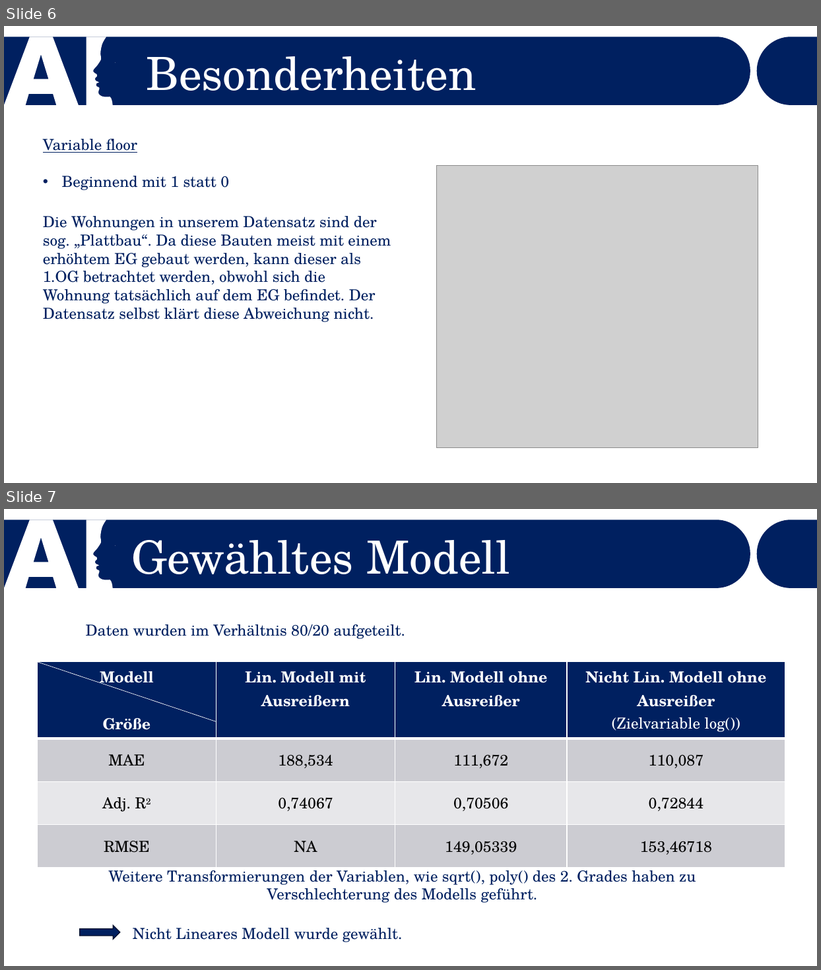
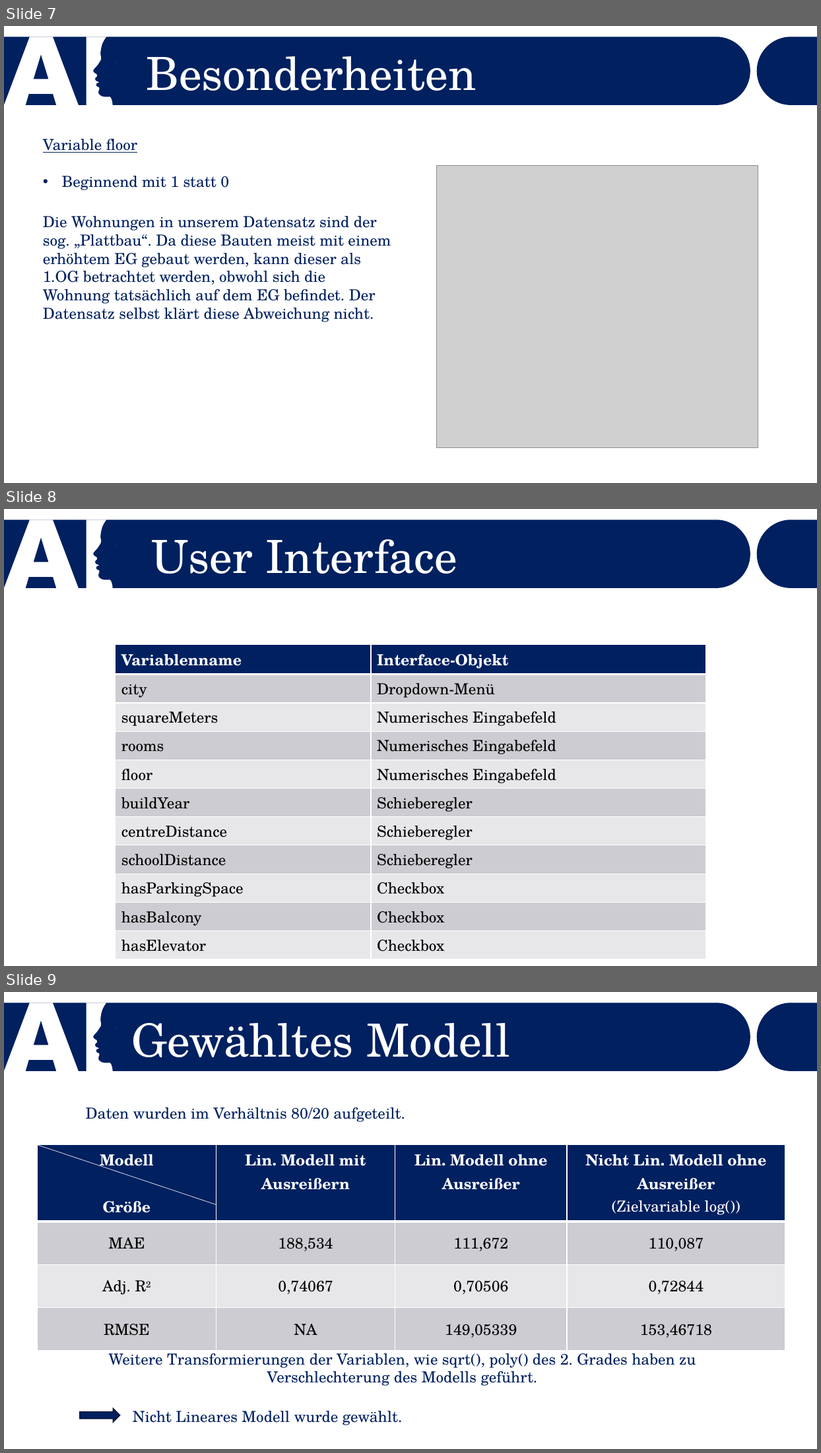
Before and after one commit to Dewin154/Projekt_Bauer, a slide deck: Mietspiegel_in_Polen.pptx. Shown one above the other, each under a label of ours: slides 6 and 7 before the commit, slides 7, 8 and 9 after it. The pictures are 821x970 and 821x1453 pixels, drawn with LibreOffice and Linux fonts; fonts in the diff are those of the drawing; grey boxes stand for pictures. Boxes give left, top, right and bottom in pixels: in the first picture for what was removed or moved away, otherwise in the second. Text is boxed around its words. In the diff, an @@ line names an element or a change of style, - is before the commit and + after.

```diff
--- a/Mietspiegel_in_Polen.pptx
+++ b/Mietspiegel_in_Polen.pptx
@@ slide 8 added at <box>4,509,817,966</box>, background #FFFFFF; not listed: 3 template elements that a slide beside it also shows @@
@@ text added at <box>151,539,458,574</box>, 54 pt, text #FFFFFF @@
+User Interface
@@ table added at <box>116,645,706,955</box>, 11 rows, 2 columns @@
+Variablenname | Interface-Objekt
+city | Dropdown-Menü
+squareMeters | Numerisches Eingabefeld
+rooms | Numerisches Eingabefeld
+floor | Numerisches Eingabefeld
+buildYear | Schieberegler
+centreDistance | Schieberegler
+schoolDistance | Schieberegler
+hasParkingSpace | Checkbox
+hasBalcony | Checkbox
+hasElevator | Checkbox
@@ what was slide 6 is now slide 7 @@
@@ what was slide 7 is now slide 9 @@
```
Also in this commit, not shown: 3 slides changed, 2 other slides added, 1 slide removed, 1 other file.
